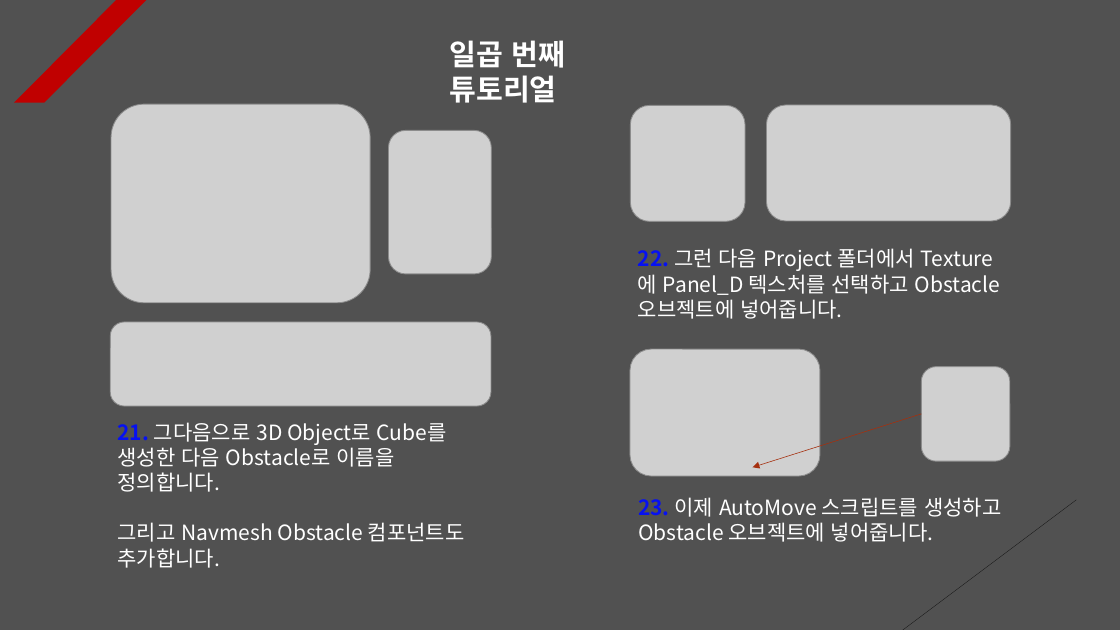
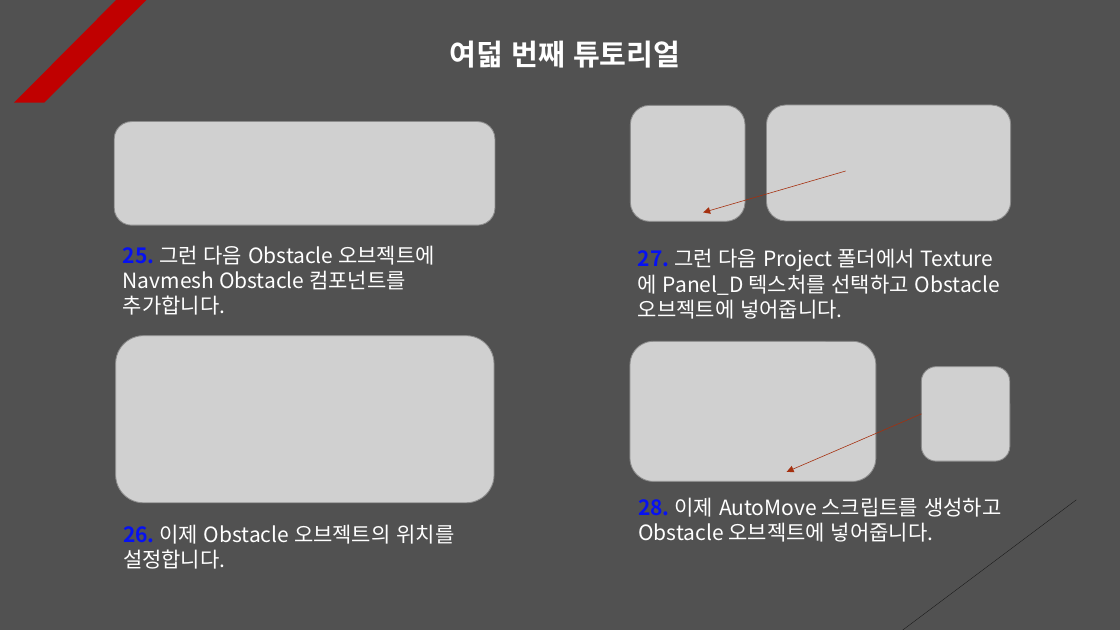
Before and after one commit to Unity2033/3D-UnityEngine, a slide deck: slide 10 of Assets/Class/NavMesh Obstacle/PPT Data/NavMesh Obstacle Example.pptx (slide 9 before the commit). Drawn at 1120x630 pixels with LibreOffice and Linux fonts; fonts in the diff are those of the drawing; grey boxes stand for pictures. Boxes give left, top, right and bottom in pixels: in the first picture for what was removed or moved away, otherwise in the second. Text is boxed around its words. In the diff, an @@ line names an element or a change of style, - is before the commit and + after.

```diff
--- a/Assets/Class/NavMesh Obstacle/PPT Data/NavMesh Obstacle Example.pptx
+++ b/Assets/Class/NavMesh Obstacle/PPT Data/NavMesh Obstacle Example.pptx
@@ text at (x1=450, y1=40, x2=680, y2=68): text changed @@
-일곱 번째 튜토리얼
+여덟 번째 튜토리얼
@@ picture removed at (x1=111, y1=104, x2=370, y2=303) @@
@@ picture resized from (x1=110, y1=322, x2=491, y2=406) to (x1=114, y1=122, x2=495, y2=225) @@
@@ picture removed at (x1=388, y1=130, x2=491, y2=274) @@
@@ arrow added from (846, 171) to (703, 213), #A5300F 0.5 pt dashed @@
@@ text at (x1=123, y1=245, x2=435, y2=315): text changed @@
-21. 그다음으로 3D Object로 Cube를 생성한 다음 Obstacle로 이름을 정의합니다.
-그리고 Navmesh Obstacle 컴포넌트도 추가합니다.
+25. 그런 다음 Obstacle 오브젝트에 Navmesh Obstacle 컴포넌트를 추가합니다.
@@ text at (x1=638, y1=248, x2=1000, y2=319): text changed @@
-22. 그런 다음 Project 폴더에서 Texture에 Panel_D 텍스처를 선택하고 Obstacle 오브젝트에 넣어줍니다.
+27. 그런 다음 Project 폴더에서 Texture에 Panel_D 텍스처를 선택하고 Obstacle 오브젝트에 넣어줍니다.
@@ picture added at (x1=116, y1=336, x2=494, y2=503) @@
@@ picture resized from (x1=630, y1=350, x2=820, y2=476) to (x1=630, y1=341, x2=876, y2=481) @@
@@ arrow moved from (922, 414) - (753, 467) to (922, 414) - (787, 472) @@
@@ text at (x1=638, y1=497, x2=1001, y2=542): text changed @@
-23. 이제 AutoMove 스크립트를 생성하고 Obstacle 오브젝트에 넣어줍니다.
+28. 이제 AutoMove 스크립트를 생성하고 Obstacle 오브젝트에 넣어줍니다.
@@ text added at (x1=123, y1=524, x2=454, y2=569), 18 pt, text #FFFFFF @@
+26. 이제 Obstacle 오브젝트의 위치를 설정합니다.
```
Also in this commit, not shown: 7 other slides changed, 2 slides added, 1 slide removed, 4 other files.
